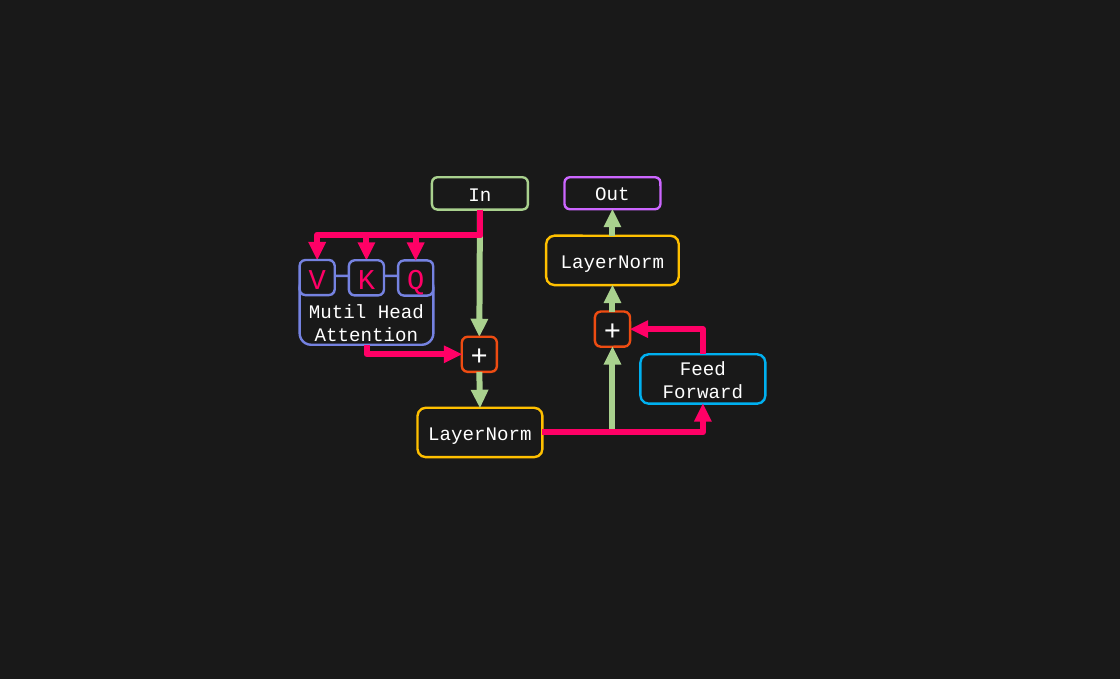
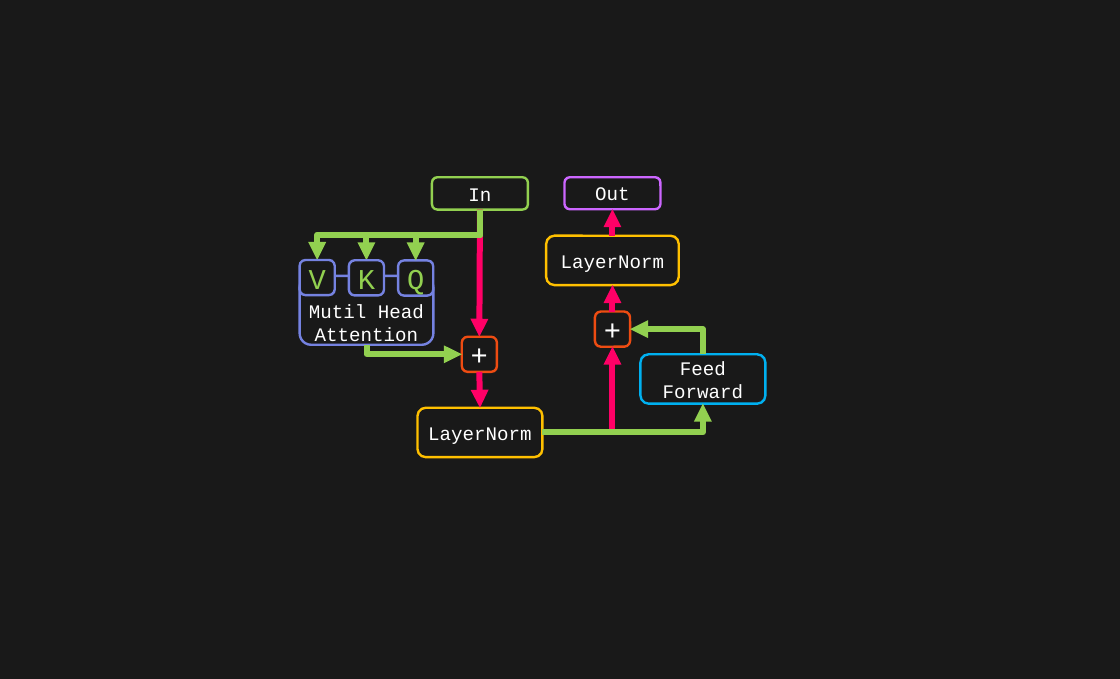
Before and after one commit to toonnyy8/PPT, a slide deck: slide 15 of Attention-is-all-you-need/image.pptx. Drawn at 1120x679 pixels with LibreOffice and Linux fonts; fonts in the diff are those of the drawing. Boxes give left, top, right and bottom in pixels: in the first picture for what was removed or moved away, otherwise in the second. Text is boxed around its words. In the diff, an @@ line names an element or a change of style, - is before the commit and + after.

```diff
--- a/Attention-is-all-you-need/image.pptx
+++ b/Attention-is-all-you-need/image.pptx
@@ rounded rectangle "In" at (432, 177, 528, 210): outline #A9D18E 4 pt to #92D050 4 pt @@
@@ arrow (613, 236) - (613, 209): stroke #A9D18E 10 pt to #FF0066 10 pt @@
@@ elbow arrow (480, 210) - (317, 260): stroke #FF0066 10 pt to #92D050 10 pt @@
@@ elbow arrow (480, 210) - (366, 260): stroke #FF0066 10 pt to #92D050 10 pt @@
@@ elbow arrow (480, 210) - (416, 260): stroke #FF0066 10 pt to #92D050 10 pt @@
@@ arrow (480, 210) - (479, 337): stroke #A9D18E 10 pt to #FF0066 10 pt @@
@@ text colour #FF0066 to #92D050 in 3 elements at (398, 260, 434, 296), (349, 260, 384, 296), (300, 260, 335, 295) @@
@@ arrow (613, 312) - (613, 285): stroke #A9D18E 10 pt to #FF0066 10 pt @@
@@ elbow arrow (703, 354) - (630, 329): stroke #FF0066 10 pt to #92D050 10 pt @@
@@ elbow arrow (366, 345) - (462, 354): stroke #FF0066 10 pt to #92D050 10 pt @@
@@ elbow arrow (542, 432) - (613, 347): stroke #A9D18E 10 pt to #FF0066 10 pt @@
@@ arrow (479, 372) - (480, 408): stroke #A9D18E 10 pt to #FF0066 10 pt @@
@@ elbow arrow (542, 432) - (703, 404): stroke #FF0066 10 pt to #92D050 10 pt @@
```
Also in this commit, not shown: 2 other slides changed, 2 slides added, 2 slides removed, 9 other files.
